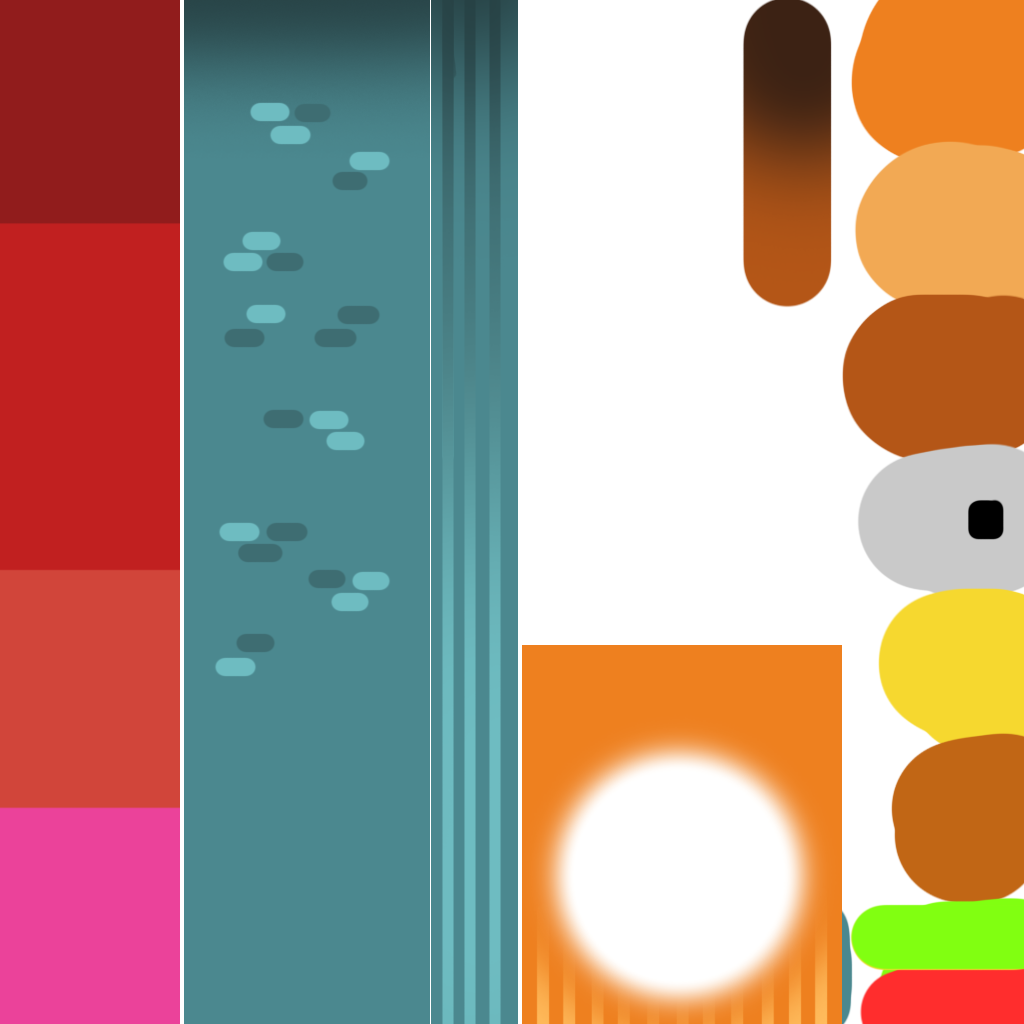
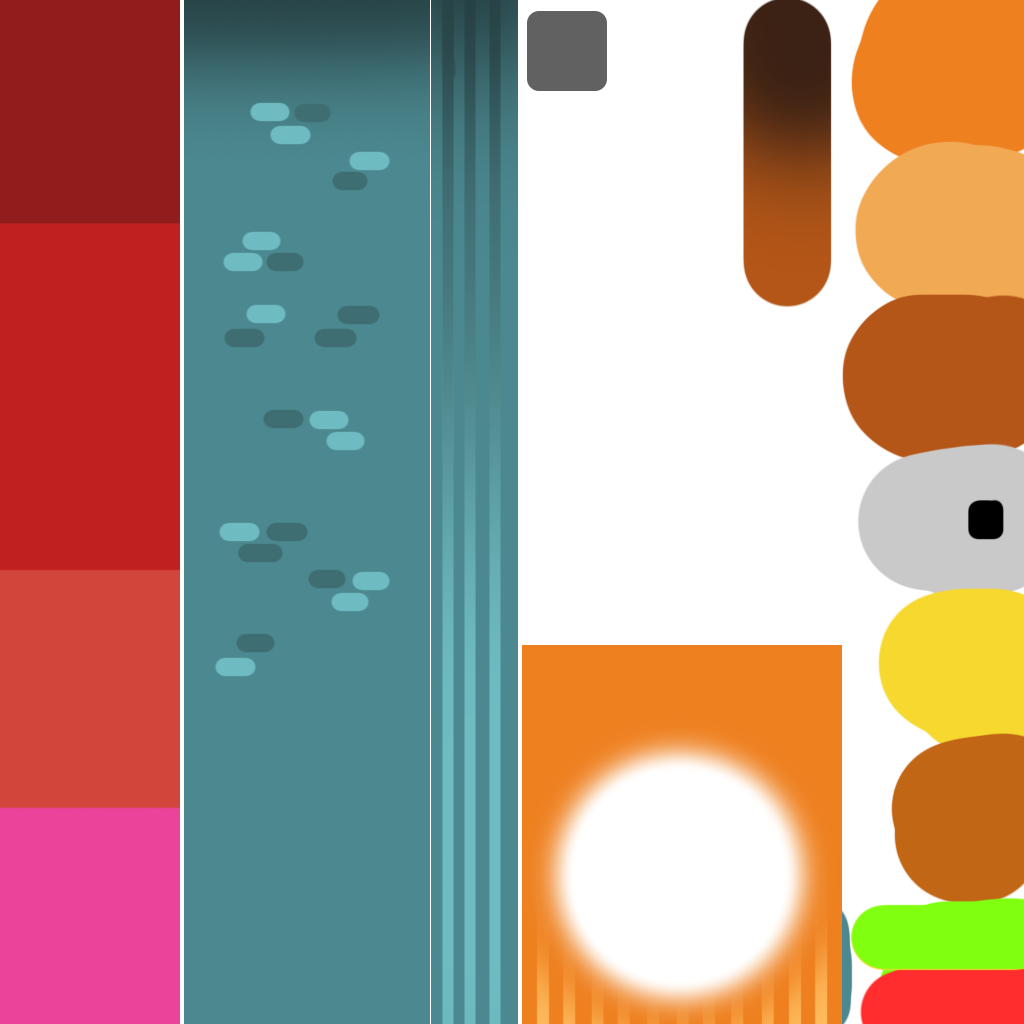
Layer changes from the first 1024×1024 image to the second:
added layer "Rectangle 1" (62%) above "Layer 19" over [527,11,607,91]
hid "Background" over [527,11,607,91]
